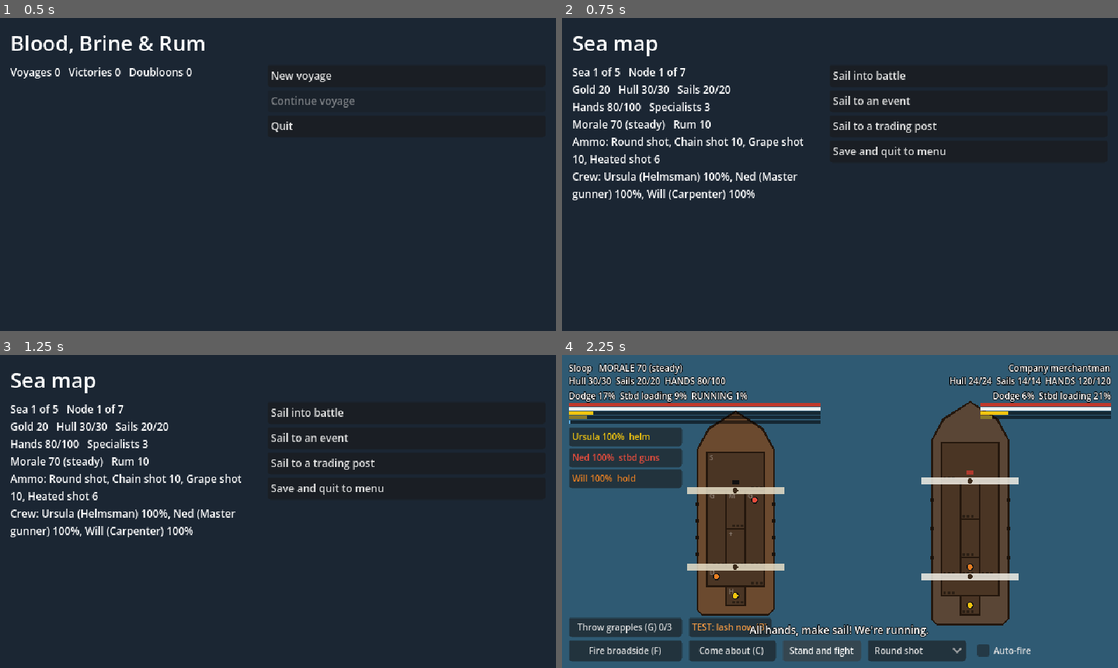
Above: before the commit, frames 1-4 (two rows, left to right).
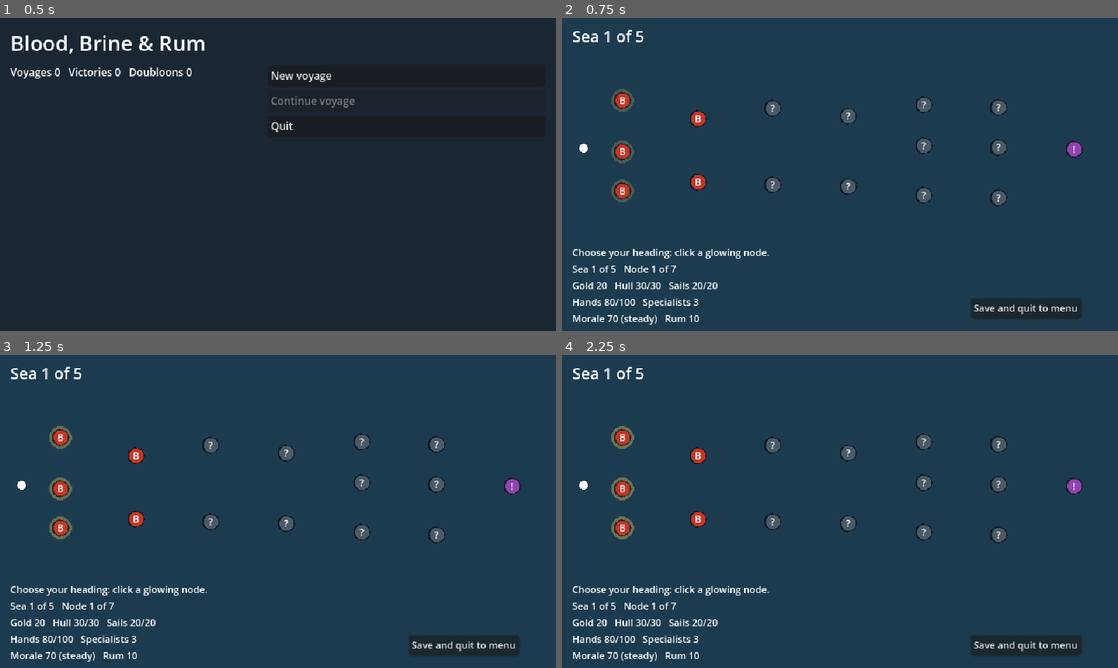
Above: after the commit, the same moments.

Repository: pinkman84/blood-brine-and-rum
Game: Godot game, scene res://scenes/main/main.tscn
The game is run twice, just before and just after one commit, with the same random seed, the same clock (stepped at 60 frames per second) and the same inputs.
Inputs (mouse positions are in pixels of both pictures, inside the frame that each line leads up to):
- Up to frame 1 (0.5 s): no input
- Up to frame 2 (0.75 s): click "New voyage" at 0.5 s
- Up to frame 3 (1.25 s): no input
- Up to frame 4 (2.25 s): click (967, 411) at 1.25 s, where only the run before the commit has a clickable "Sail into battle"; click (823, 649) at 2 s, where only the run before the commit has a clickable "Make sail (R)"

Frame 1 is identical in both runs. In frame 2, 98% of the frame differs, in the area x 0-100%, y 0-100%; in frame 3, 98%; in frame 4, 91%.

Commit message:
add sea map and fix boarding crew bug

Diff:
--- a/scripts/battle/battle_screen.gd
+++ b/scripts/battle/battle_screen.gd
@@ -45,6 +45,8 @@
 const PARTY_LABELS := ["a third", "half", "all hands"]
 const AI_BOARD_DELAY := 1.5  # seconds an enemy captain waits once lashed before boarding
 const PRISONER_RANSOM := 2  # gold per prisoner at a trading post
+const ELITE_BOOST := 1.3  # a sea's exit captain: this much more hull and hands
+const ELITE_GOLD := 2.0
 const SURVIVOR_SHARE := 0.4  # roughly this share of a sunk ship's hands can be pulled from the water
 const DEBUG_BOARDING := true  # shows a "Lash now" test button (B key); set false to hide  # chance the enemy comes about after firing, if the other side is ready
 const WATER_COLOR := Color("2f5a73")
@@ -391,10 +393,25 @@
 
 func _pick_enemy(sea: int) -> Dictionary:
 	var all: Array = Data.get_all("enemies")
-	var options := all.filter(func(e: Dictionary) -> bool: return int(e.get("min_sea", 1)) <= sea)
+	var run: RunState = GameState.run
+	var elite := run.elite_pending
+	run.elite_pending = false
+	# The sea's exit fight may draw from one sea ahead.
+	var reach := sea + (1 if elite else 0)
+	var options := all.filter(func(e: Dictionary) -> bool: return int(e.get("min_sea", 1)) <= reach)
 	if options.is_empty():
 		options = all
-	return options.pick_random()
+	var picked: Dictionary = options.pick_random()
+	if not elite:
+		return picked
+	# A veteran captain guarding the way out: tougher ship, richer prize.
+	var boosted := picked.duplicate(true)
+	boosted["name"] = "Veteran " + str(picked.get("name", "ship")).to_lower()
+	boosted["max_hull"] = roundi(int(picked.get("max_hull", 20)) * ELITE_BOOST)
+	boosted["max_hands"] = roundi(int(picked.get("max_hands", 100)) * ELITE_BOOST)
+	boosted["accuracy"] = float(picked.get("accuracy", 0.5)) + 0.05
+	boosted["gold_reward"] = roundi(int(picked.get("gold_reward", 10)) * ELITE_GOLD)
+	return boosted
 
 
 # --- Coming about -----------------------------------------------------------
@@ -591,8 +608,11 @@
 			_log("Boarding: %d of ours against %d of theirs." % [_boarding.party, _boarding.defender.hands] if ours
 				else "Repel boarders! %d of ours against %d of theirs." % [_boarding.defender.hands, _boarding.party])
 		"repelled":
-			_log("We're thrown back! Survivors return. They may counter-board!" if ours
-				else "Boarders repelled! Board them back, or cut loose.")
+			if ours and _boarding.wiped_out:
+				_log("Our boarding party is cut down to the last man!")
+			else:
+				_log("We're thrown back! Survivors return. They may counter-board!" if ours
+					else "Boarders repelled! Board them back, or cut loose.")
 			_ai_board_wait = AI_BOARD_DELAY
 		"taken":
 			_over = true
@@ -814,7 +834,10 @@
 		_over = true
 		_select(null)
 		_player_view.strike_colours()
-		get_tree().create_timer(1.0, false).timeout.connect(_show_defeat.bind("No hands left to fight her. You strike your colours."))
+		var why := "No hands left to fight her. You strike your colours."
+		if _boarding.wiped_out and _boarding.attacker == player:
+			why = "Your boarding party was cut down to the last man, and there's no one left aboard to sail her. You strike your colours."
+		get_tree().create_timer(1.0, false).timeout.connect(_show_defeat.bind(why))
 
 
 ## Hands a ship has away in a boarding party (they still count as hers).
--- a/scripts/battle/boarding.gd
+++ b/scripts/battle/boarding.gd
@@ -26,13 +26,14 @@
 const BREAK_RATIO := 0.25  # a side breaks when it has less than this of the other's strength
 const WOUND_PER_ROUND := 6.0  # to each specialist fighting in the melee
 
-var state := "none"  # none, grappling, lashed, melee
+var state := "none"  # none, grappling, lashed, melee, taken
 var hooks := 0
 var grappler: BattleShip = null  # whose hooks are in
 var initiative: BattleShip = null  # who may board next while lashed
 var attacker: BattleShip = null
 var defender: BattleShip = null
 var party := 0  # attackers still fighting
+var wiped_out := false  # the last boarding party died to the last man
 var pull := 0.0  # how far the ships have been drawn together, 0 to 1 (eased)
 
 var _cooldowns := {}  # BattleShip -> seconds
@@ -44,11 +45,11 @@
 
 
 func guns_silent() -> bool:
-	return state == "lashed" or state == "melee"
+	return state == "lashed" or state == "melee" or state == "taken"
 
 
 func is_lashed() -> bool:
-	return state == "lashed" or state == "melee"
+	return state == "lashed" or state == "melee" or state == "taken"
 
 
 func cooldown(ship: BattleShip) -> float:
@@ -114,6 +115,7 @@
 	attacker = from
 	defender = to
 	party = size
+	wiped_out = false
 	state = "melee"
 	_round_t = 0.0
 
@@ -134,9 +136,13 @@
 	attack = party * attack_buff
 	defend = defender.hands * DEFENDER_BONUS * defend_buff
 	if party <= 0 or attack < defend * BREAK_RATIO:
+		wiped_out = party <= 0
 		fall_back()
 		return "repelled"
 	if defender.hands <= 0 or defend < attack * BREAK_RATIO:
+		# The boarders hold her deck; the survivors are still our crew.
+		attacker.hands = mini(attacker.max_hands, attacker.hands + party)
+		state = "taken"
 		return "taken"
 	return "round"
 
--- a/scripts/core/game_state.gd
+++ b/scripts/core/game_state.gd
@@ -56,10 +56,16 @@
 		run.rum -= 1
 	else:
 		Morale.change(run, Morale.NO_RUM)
-	run.node_index += 1
+	# Steps through the sea follow the map: we're one past the node just finished.
+	var here := int(run.map.get("current", -1))
+	if here >= 0:
+		run.node_index = int(run.map["nodes"][here]["layer"]) + 1
+	else:
+		run.node_index += 1
 	if run.node_index >= RunState.NODES_PER_SEA:
 		run.node_index = 0
 		run.sea_number += 1
+		run.map = {}  # the next sea's map is drawn when we first see it
 		if run.sea_number > RunState.SEAS_PER_RUN:
 			end_run(true)
 			return
--- a/scripts/core/run_state.gd
+++ b/scripts/core/run_state.gd
@@ -4,7 +4,7 @@
 ## for saving. When you add a field, add it to to_dict() and from_dict().
 
 const SEAS_PER_RUN := 5
-const NODES_PER_SEA := 7
+const NODES_PER_SEA := SeaMapGen.LAYERS  # steps from a sea's entrance to its exit
 const START_HANDS := 0.8  # a run starts with this share of the ship's hands
 
 var run_seed: int = 0
@@ -23,6 +23,10 @@
 var prisoners: int = 0  # held below for ransom at a trading post
 var morale: int = Morale.START
 var rum: int = Morale.START_RUM  # rations; the crew drinks one per node
+var days: int = 0  # days at sea this run; one per node
+var map: Dictionary = {}  # this sea's node map (SeaMapGen); empty until first shown
+var elite_pending := false  # the next battle is the sea's exit fight
+var last_note := ""  # a line to show on the map when we return to it
 var battles_won: int = 0
 
 
@@ -71,6 +75,9 @@
 		"prisoners": prisoners,
 		"morale": morale,
 		"rum": rum,
+		"days": days,
+		"map": map,
+		"elite_pending": elite_pending,
 		"battles_won": battles_won,
 	}
 
@@ -104,6 +111,9 @@
 	run.prisoners = int(data.get("prisoners", 0))
 	run.morale = int(data.get("morale", Morale.START))
 	run.rum = int(data.get("rum", Morale.START_RUM))
+	run.days = int(data.get("days", 0))
+	run.map = data.get("map", {})
+	run.elite_pending = bool(data.get("elite_pending", false))
 	return run
 
 
--- /dev/null
+++ b/scripts/map/sea_map_gen.gd
@@ -0,0 +1,123 @@
+class_name SeaMapGen
+extends RefCounted
+## Builds the branching node map for one sea, Slay the Spire style.
+##
+## A sea is LAYERS steps from entry to exit. Each step has 2 or 3 nodes, each
+## linked to 1 or 2 nodes in the next step. The last step is a single elite
+## fight at the sea's exit. Every route through the sea must hold at least
+## MIN_BATTLES battles (the exit fight counts); maps that fail are rerolled.
+##
+## The map is plain data, so it saves with the run:
+##   { "nodes": [ { id, layer, type, pos: [x, y], links: [ids] } ],
+##     "current": node id or -1 before the first step, "visited": [ids] }
+## Positions are in screen pixels for the 640x360 map screen.
+
+const LAYERS := 7
+const MIN_BATTLES := 4
+const TYPE_WEIGHTS := {"battle": 0.5, "event": 0.25, "shop": 0.12, "calm": 0.13}
+const LEFT := 70.0
+const RIGHT := 590.0
+const TOP := 70.0
+const BOTTOM := 230.0
+
+
+static func generate(run_seed: int, sea: int) -> Dictionary:
+	var rng := RandomNumberGenerator.new()
+	rng.seed = hash([run_seed, sea])
+	for attempt in 60:
+		var map := _build(rng)
+		if min_battles(map) >= MIN_BATTLES:
+			return map
+	var fallback := _build(rng)
+	_force_battles(fallback, rng)
+	return fallback
+
+
+static func _build(rng: RandomNumberGenerator) -> Dictionary:
+	var nodes: Array = []
+	var layers: Array = []  # layer -> array of node ids
+	for layer in LAYERS:
+		var count := 1 if layer == LAYERS - 1 else rng.randi_range(2, 3)
+		var ids: Array = []
+		for k in count:
+			var x := lerpf(LEFT, RIGHT, float(layer) / (LAYERS - 1))
+			var y := lerpf(TOP, BOTTOM, (k + 0.5) / count) + rng.randf_range(-8.0, 8.0)
+			var type := "elite" if layer == LAYERS - 1 else _pick_type(rng, layer)
+			nodes.append({"id": nodes.size(), "layer": layer, "type": type, "pos": [roundf(x), roundf(y)], "links": []})
+			ids.append(nodes.size() - 1)
+		layers.append(ids)
+
+	# Link each step to the next, keeping links roughly straight so routes don't tangle.
+	for layer in LAYERS - 1:
+		var here: Array = layers[layer]
+		var there: Array = layers[layer + 1]
+		var reached := {}
+		for i in here.size():
+			var j := roundi(float(i) * (there.size() - 1) / maxf(1.0, here.size() - 1))
+			_link(nodes, here[i], there[j], reached)
+			var extra := j + (1 if rng.randf() < 0.5 else -1)
+			if extra >= 0 and extra < there.size() and rng.randf() < 0.5:
+				_link(nodes, here[i], there[extra], reached)
+		for j in there.size():
+			if not reached.has(there[j]):
+				var i := roundi(float(j) * (here.size() - 1) / maxf(1.0, there.size() - 1))
+				_link(nodes, here[i], there[j], reached)
+	return {"nodes": nodes, "current": -1, "visited": []}
+
+
+static func _link(nodes: Array, from_id: int, to_id: int, reached: Dictionary) -> void:
+	var links: Array = nodes[from_id]["links"]
+	if not links.has(to_id):
+		links.append(to_id)
+	reached[to_id] = true
+
+
+static func _pick_type(rng: RandomNumberGenerator, layer: int) -> String:
+	var total := 0.0
+	for type: String in TYPE_WEIGHTS:
+		if layer == 0 and type == "shop":
+			continue  # no trading post right at the sea's entrance
+		total += float(TYPE_WEIGHTS[type])
+	var roll := rng.randf() * total
+	for type: String in TYPE_WEIGHTS:
+		if layer == 0 and type == "shop":
+			continue
+		roll -= float(TYPE_WEIGHTS[type])
+		if roll <= 0.0:
+			return type
+	return "battle"
+
+
+static func is_battle(type: String) -> bool:
+	return type == "battle" or type == "elite"
+
+
+## The fewest battles on any route from the sea's entrance to its exit.
+static func min_battles(map: Dictionary) -> int:
+	var nodes: Array = map["nodes"]
+	var best := {}
+	for n in range(nodes.size() - 1, -1, -1):  # later layers have higher ids
+		var node: Dictionary = nodes[n]
+		var after := 0
+		var links: Array = node["links"]
+		if not links.is_empty():
+			after = 1 << 30
+			for l: Variant in links:
+				after = mini(after, int(best[int(l)]))
+		best[n] = after + (1 if is_battle(str(node["type"])) else 0)
+	var fewest := 1 << 30
+	for node: Dictionary in nodes:
+		if int(node["layer"]) == 0:
+			fewest = mini(fewest, int(best[int(node["id"])]))
+	return fewest
+
+
+## Last resort: turn whole steps into battles until every route has enough.
+static func _force_battles(map: Dictionary, rng: RandomNumberGenerator) -> void:
+	var guard := 0
+	while min_battles(map) < MIN_BATTLES and guard < LAYERS:
+		guard += 1
+		var layer := rng.randi_range(0, LAYERS - 2)
+		for node: Dictionary in map["nodes"]:
+			if int(node["layer"]) == layer:
+				node["type"] = "battle"
--- a/scripts/map/sea_map_screen.gd
+++ b/scripts/map/sea_map_screen.gd
@@ -1,29 +1,195 @@
-extends ScreenBase
-## Placeholder sea map: pick the next node type by hand. Phase 4 replaces
-## this with the generated node map.
+extends Control
+## The sea map: one sea's branching routes from entry (left) to the exit
+## fight (right). Click a highlighted node to sail there. Each step costs a
+## day and a rum ration (see GameState.finish_node).
+##
+## Fog of war: you can see what lies in the next REVEAL steps, and the exit.
+## Anything further shows as "?". The map itself comes from SeaMapGen.
+
+const BG_COLOR := Color("1d3b4f")
+const NODE_RADIUS := 9.0
+const REVEAL := 2
+const STYLES := {
+	"battle": ["B", Color("c0392b"), "Enemy ship"],
+	"elite": ["!", Color("8e44ad"), "Sea exit: veteran captain"],
+	"event": ["?", Color("2980b9"), "Something on the horizon"],
+	"shop": ["$", Color("27ae60"), "Trading post"],
+	"calm": ["~", Color("7f8c8d"), "Calm seas"],
+}
+const UNKNOWN_COLOR := Color("4a5a66")
+const CALM_MORALE := 1
+
+var _run: RunState
+var _hover := -1
+var _info: Label
+var _note: Label
 
 
-func _title() -> String:
-	return "Sea map"
+func _ready() -> void:
+	set_anchors_preset(Control.PRESET_FULL_RECT)
+	var theme_ := Theme.new()
+	theme_.default_font_size = 11
+	theme = theme_
+	_run = GameState.run
+	if _run.map.is_empty():
+		_run.map = SeaMapGen.generate(_run.run_seed, _run.sea_number)
+		SaveSystem.save_run(_run)
+
+	var title := Label.new()
+	title.text = "Sea %d of %d" % [_run.sea_number, RunState.SEAS_PER_RUN]
+	title.add_theme_font_size_override("font_size", 18)
+	title.position = Vector2(12, 8)
+	add_child(title)
+
+	_note = Label.new()
+	_note.position = Vector2(160, 14)
+	_note.size = Vector2(470, 20)
+	_note.text = _run.last_note
+	_run.last_note = ""
+	add_child(_note)
+
+	_info = Label.new()
+	_info.position = Vector2(12, 262)
+	_info.size = Vector2(440, 90)
+	_info.autowrap_mode = TextServer.AUTOWRAP_WORD_SMART
+	add_child(_info)
+
+	var quit := Button.new()
+	quit.text = "Save and quit to menu"
+	quit.position = Vector2(470, 322)
+	quit.focus_mode = Control.FOCUS_NONE
+	quit.pressed.connect(GameState.save_and_quit_to_menu)
+	add_child(quit)
+	_refresh_info()
 
 
-func _build() -> void:
-	add_button("Sail into battle", GameState.change_screen.bind(GameState.Screen.BATTLE))
-	add_button("Sail to an event", GameState.change_screen.bind(GameState.Screen.EVENT))
-	add_button("Sail to a trading post", GameState.change_screen.bind(GameState.Screen.SHOP))
-	add_button("Save and quit to menu", GameState.save_and_quit_to_menu)
+func _draw() -> void:
+	draw_rect(Rect2(Vector2.ZERO, size), BG_COLOR)
+	var nodes: Array = _run.map["nodes"]
+	var font := ThemeDB.fallback_font
+
+	for node: Dictionary in nodes:
+		for l: Variant in node["links"]:
+			var other: Dictionary = nodes[int(l)]
+			var travelled := _was_visited(int(node["id"])) and _was_visited(int(other["id"]))
+			var colour := Color(1, 1, 1, 0.7) if travelled else Color(1, 1, 1, 0.15)
+			draw_line(_pos(node), _pos(other), colour, 2.0 if travelled else 1.0)
+
+	var reachable := _reachable()
+	var here := int(_run.map["current"])
+	for node: Dictionary in nodes:
+		var id := int(node["id"])
+		var p := _pos(node)
+		var known := _is_known(node)
+		var style: Array = STYLES.get(str(node["type"]), ["?", UNKNOWN_COLOR, ""])
+		var fill: Color = style[1] if known else UNKNOWN_COLOR
+		if _was_visited(id) and id != here:
+			fill = fill.darkened(0.55)
+		if reachable.has(id):
+			var pulse := 0.6 + 0.4 * sin(Time.get_ticks_msec() / 200.0)
+			draw_circle(p, NODE_RADIUS + 4.0, Color(1, 0.9, 0.4, 0.35 * pulse + (0.3 if id == _hover else 0.0)))
+		draw_circle(p, NODE_RADIUS, fill)
+		draw_arc(p, NODE_RADIUS, 0, TAU, 20, Color(0, 0, 0, 0.6), 1.5)
+		var letter: String = style[0] if known else "?"
+		draw_string(font, p + Vector2(-NODE_RADIUS, 4), letter, HORIZONTAL_ALIGNMENT_CENTER, NODE_RADIUS * 2, 11, Color.WHITE)
+		if id == here:
+			draw_arc(p, NODE_RADIUS + 3.0, 0, TAU, 20, Color.WHITE, 2.0)
+
+	# Where we entered the sea.
+	if here == -1:
+		var start := Vector2(SeaMapGen.LEFT - 45, (SeaMapGen.TOP + SeaMapGen.BOTTOM) / 2.0)
+		draw_circle(start, 5.0, Color.WHITE)
+		for node: Dictionary in nodes:
+			if int(node["layer"]) == 0:
+				draw_line(start, _pos(node), Color(1, 1, 1, 0.25), 1.0)
 
 
-func refresh() -> void:
-	var ammo_lines: Array[String] = []
-	for ammo_id: String in GameState.run.ammo:
-		var ammo_name := str(Data.get_item("ammo", ammo_id).get("name", ammo_id))
-		if BattleShip.is_free_ammo(ammo_id):
-			ammo_lines.append(ammo_name)
-		else:
-			ammo_lines.append("%s %d" % [ammo_name, GameState.run.ammo[ammo_id]])
-	var crew_lines: Array[String] = []
-	for m: Dictionary in GameState.run.crew:
-		var role := str(Data.get_item("crew", str(m.get("role", ""))).get("name", ""))
-		crew_lines.append("%s (%s) %d%%" % [m.get("name", ""), role, int(m.get("health", 100))])
-	_info.text = run_summary() + "\nAmmo: " + ", ".join(ammo_lines) + "\nCrew: " + ", ".join(crew_lines)
+func _process(_delta: float) -> void:
+	queue_redraw()  # the reachable nodes pulse
+
+
+func _gui_input(event: InputEvent) -> void:
+	if event is InputEventMouseMotion:
+		var hovered := _node_at((event as InputEventMouseMotion).position)
+		if hovered != _hover:
+			_hover = hovered
+			_refresh_info()
+	var click := event as InputEventMouseButton
+	if click != null and click.pressed and click.button_index == MOUSE_BUTTON_LEFT:
+		var id := _node_at(click.position)
+		if id >= 0 and _reachable().has(id):
+			_sail_to(id)
+
+
+func _sail_to(id: int) -> void:
+	var node: Dictionary = _run.map["nodes"][id]
+	_run.map["current"] = id
+	(_run.map["visited"] as Array).append(id)
+	_run.days += 1
+	SaveSystem.save_run(_run)
+	match str(node["type"]):
+		"battle":
+			GameState.change_screen(GameState.Screen.BATTLE)
+		"elite":
+			_run.elite_pending = true
+			GameState.change_screen(GameState.Screen.BATTLE)
+		"event":
+			GameState.change_screen(GameState.Screen.EVENT)
+		"shop":
+			GameState.change_screen(GameState.Screen.SHOP)
+		_:
+			Morale.change(_run, CALM_MORALE)
+			_run.last_note = "Calm seas and a fair wind. The crew rests (+%d morale)." % CALM_MORALE
+			GameState.finish_node()
+
+
+# --- Helpers ----------------------------------------------------------------
+
+func _pos(node: Dictionary) -> Vector2:
+	var p: Array = node["pos"]
+	return Vector2(float(p[0]), float(p[1]))
+
+
+func _reachable() -> Array:
+	var here := int(_run.map["current"])
+	var result: Array = []
+	for node: Dictionary in _run.map["nodes"]:
+		if here == -1 and int(node["layer"]) == 0:
+			result.append(int(node["id"]))
+	if here >= 0:
+		for l: Variant in _run.map["nodes"][here]["links"]:
+			result.append(int(l))
+	return result
+
+
+## Fog of war: the next REVEAL steps, anything visited, and the exit are known.
+func _is_known(node: Dictionary) -> bool:
+	var layer := int(node["layer"])
+	return layer < _run.node_index + REVEAL or str(node["type"]) == "elite" \
+		or _was_visited(int(node["id"]))
+
+
+## Saved maps come back from JSON with numbers as floats, so compare as ints.
+func _was_visited(id: int) -> bool:
+	for v: Variant in _run.map["visited"]:
+		if int(v) == id:
+			return true
+	return false
+
+
+func _node_at(point: Vector2) -> int:
+	for node: Dictionary in _run.map["nodes"]:
+		if _pos(node).distance_to(point) <= NODE_RADIUS + 3.0:
+			return int(node["id"])
+	return -1
+
+
+func _refresh_info() -> void:
+	var text := ScreenBase.summary(_run) + "\nDay %d at sea." % _run.days
+	if _hover >= 0:
+		var node: Dictionary = _run.map["nodes"][_hover]
+		var style: Array = STYLES.get(str(node["type"]), ["?", UNKNOWN_COLOR, "Unknown"])
+		text = (str(style[2]) if _is_known(node) else "Unknown waters") + "\n" + text
+	else:
+		text = "Choose your heading: click a glowing node.\n" + text
+	_info.text = text
--- a/scripts/ui/screen_base.gd
+++ b/scripts/ui/screen_base.gd
@@ -92,7 +92,10 @@
 
 
 func run_summary() -> String:
-	var run: RunState = GameState.run
+	return summary(GameState.run)
+
+
+static func summary(run: RunState) -> String:
 	if run == null:
 		return ""
 	return "Sea %d of %d   Node %d of %d\nGold %d   Hull %d/%d   Sails %d/%d\nHands %d/%d   Specialists %d\nMorale %d (%s)   Rum %d%s" % [
Not shown, added: scripts/map/sea_map_gen.gd.uid
